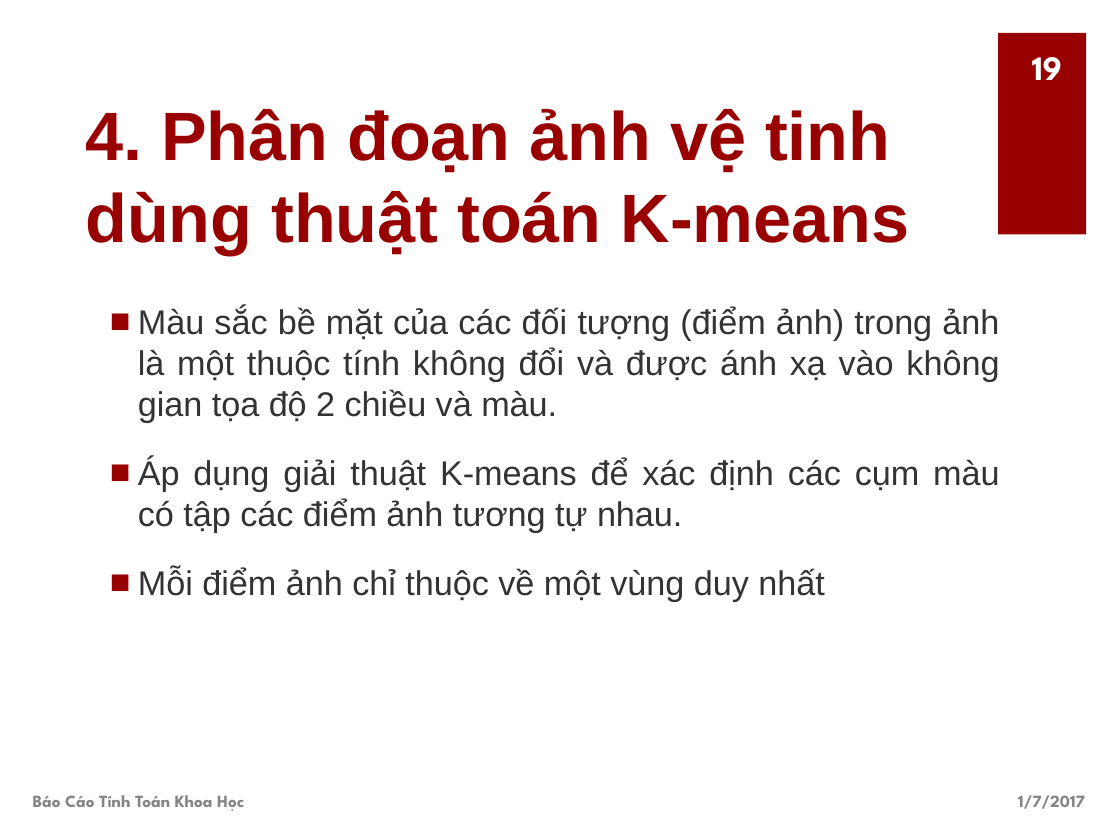
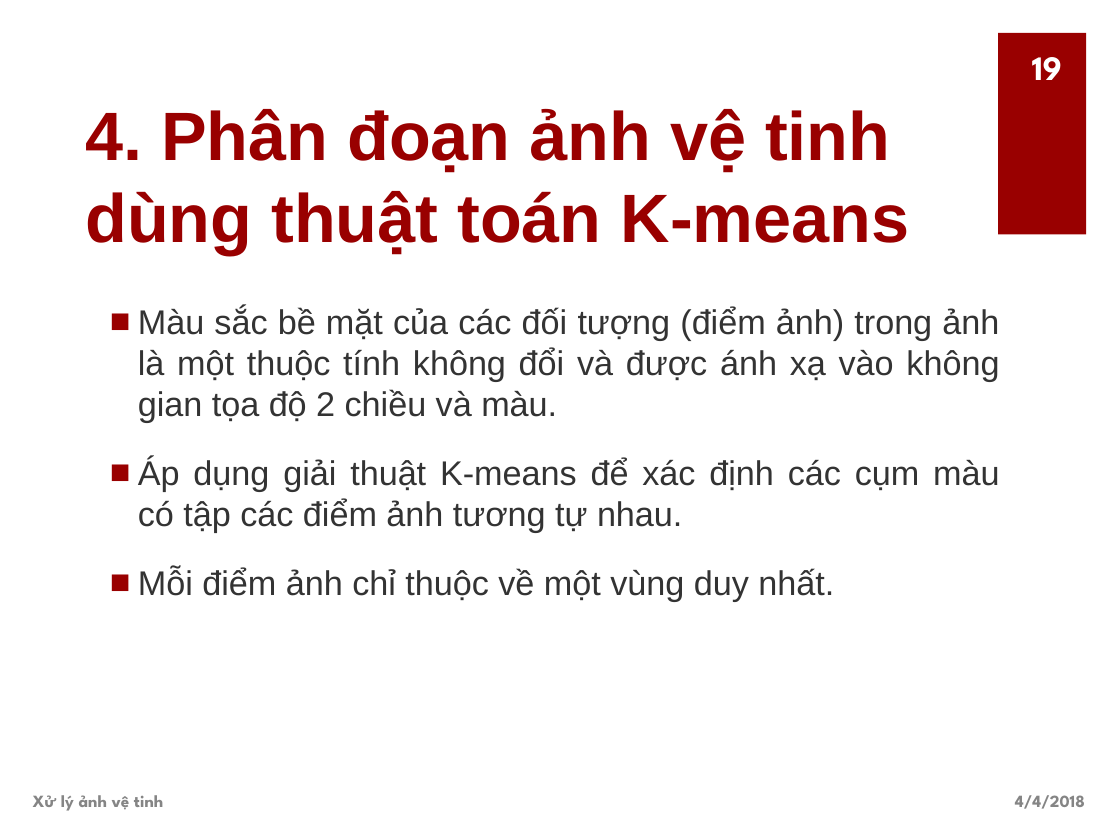
Before and after one commit to doanbecb/ImageSegmentation, a slide deck: slide 19 of slide.pptx. Drawn at 1120x840 pixels with LibreOffice and Linux fonts; fonts in the diff are those of the drawing. Boxes give left, top, right and bottom in pixels: in the first picture for what was removed or moved away, otherwise in the second. Text is boxed around its words. In the diff, an @@ line names an element or a change of style, - is before the commit and + after.

```diff
--- a/slide.pptx
+++ b/slide.pptx
@@ text at (138, 567, 834, 601): text changed @@
-■ Mỗi điểm ảnh chỉ thuộc về một vùng duy nhất
+■ Mỗi điểm ảnh chỉ thuộc về một vùng duy nhất.
@@ text at (33, 795, 163, 811): text changed @@
-Báo Cáo Tính Toán Khoa Học
+Xử lý ảnh vệ tinh
@@ text at (1015, 795, 1085, 809): text changed @@
-1/7/2017
+4/4/2018
```
Also in this commit, not shown: 22 other slides changed, 9 other files.
